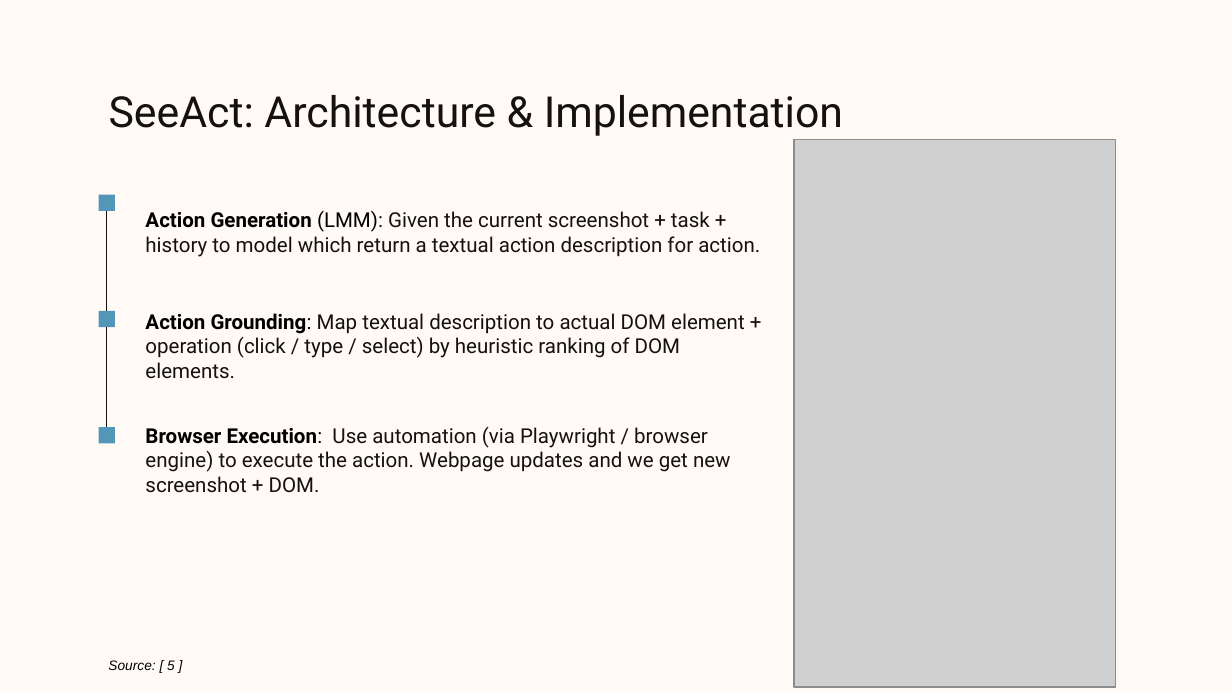
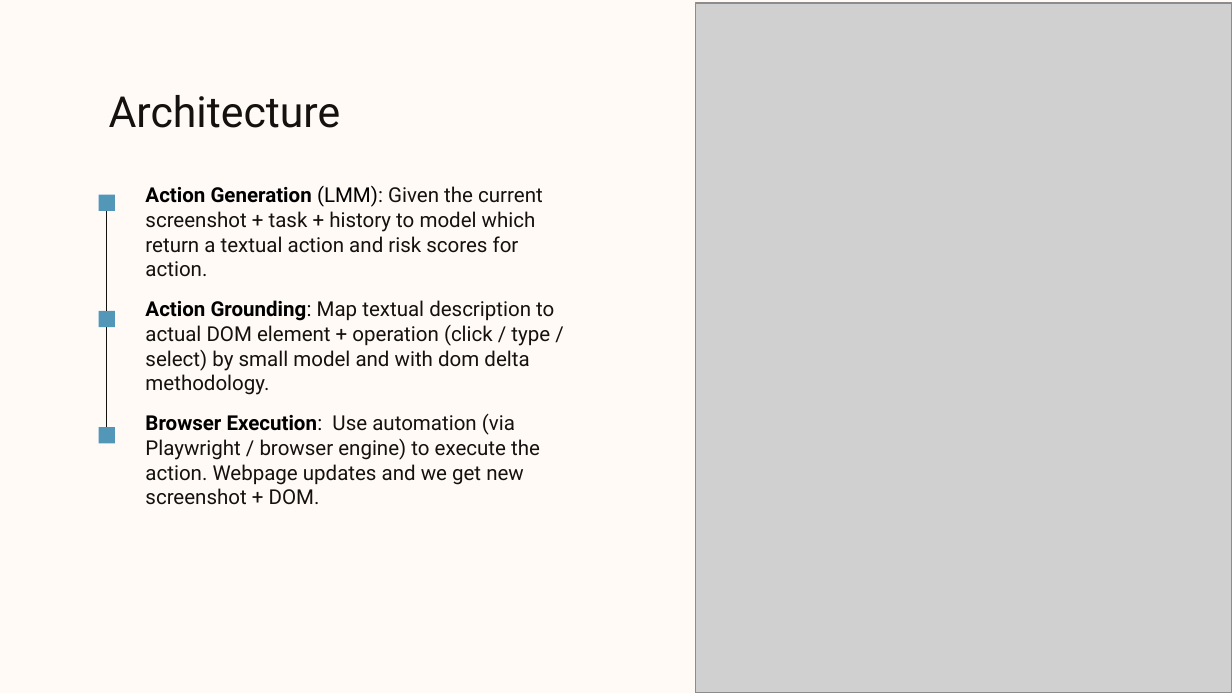
Before and after one commit to Dhruv-Darji/AutoWeb, a slide deck: slide 17 of PPT/Evaluation.pptx (slide 13 before the commit). Drawn at 1232x693 pixels with LibreOffice and Linux fonts; fonts in the diff are those of the drawing; grey boxes stand for pictures; background and template pictures are left out. Boxes give left, top, right and bottom in pixels: in the first picture for what was removed or moved away, otherwise in the second. Text is boxed around its words. In the diff, an @@ line names an element or a change of style, - is before the commit and + after.

```diff
--- a/PPT/Evaluation.pptx
+++ b/PPT/Evaluation.pptx
@@ picture added at [696,4,1232,693] @@
@@ title at [109,95,341,128]: text changed @@
-SeeAct: Architecture & Implementation
+Architecture
@@ picture removed at [795,139,1116,687] @@
@@ text at [145,185,543,277]: text changed @@
-Action Generation (LMM): Given the current screenshot + task + history to model which return a textual action description for action.
+Action Generation (LMM): Given the current screenshot + task + history to model which return a textual action and risk scores for action.
@@ text at [145,300,554,395]: text changed @@
-Action Grounding: Map textual description to actual DOM element + operation (click / type / select) by heuristic ranking of DOM elements.
+Action Grounding: Map textual description to actual DOM element + operation (click / type / select) by small model and with dom delta methodology.
@@ text "Browser Execution: Use automation (via ..." rewrapped from [145,427,731,493] to [145,414,540,505] @@
@@ text removed at [108,660,175,670] @@
-Source: [ 5 ]
```
Also in this commit, not shown: 14 other slides changed, 11 slides added, 12 slides removed, 36 other files.
